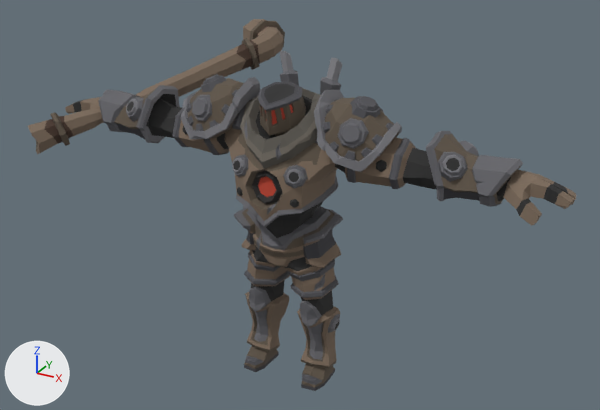
Before and after pictures for a commit that changed the glTF model public/models/rig/rivals/golem2.glb.
Rendered twice from a 50 mm lens placed at (2.63, -4.59, 3.68), pointed at (-0.1, 0.38, 1.19). Arrows for +X, +Y and +Z are at lower left; the lights stay in place. The first picture is the older version. Where no turn or scale is listed for an object, it has been applied to the vertices.

Names of what the first picture shows: 'Character_MechanicalGolem_01', 'wep_golem2'.
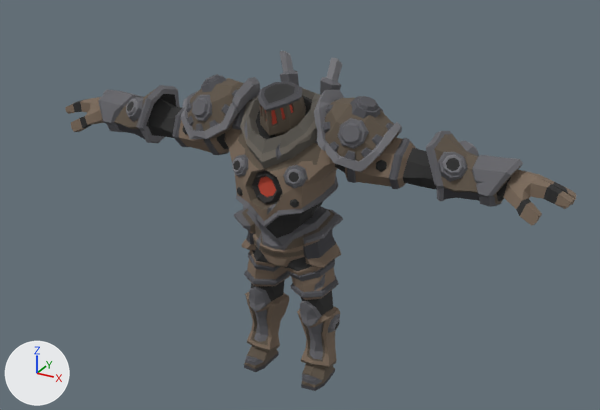
The newer file is also rescaled (x1.019), turned or shifted as a whole; pictures and numbers use the older file's frame.

What differs and where, as boxes (x1, y1, x2, y2) in the pictures (600 x 410 px):
'wep_golem2', deleted
    before: (28, 19, 285, 154)

Patch to the scene script:
```diff
--- a/public/models/rig/rivals/golem2.glb.py
+++ b/public/models/rig/rivals/golem2.glb.py
@@ ob_wep_golem2 @@
-ob_wep_golem2 = bpy.data.objects.new('wep_golem2', me_mesh_0)
-ob_wep_golem2.location = (-1.458, 0.019, 1.834)
```
